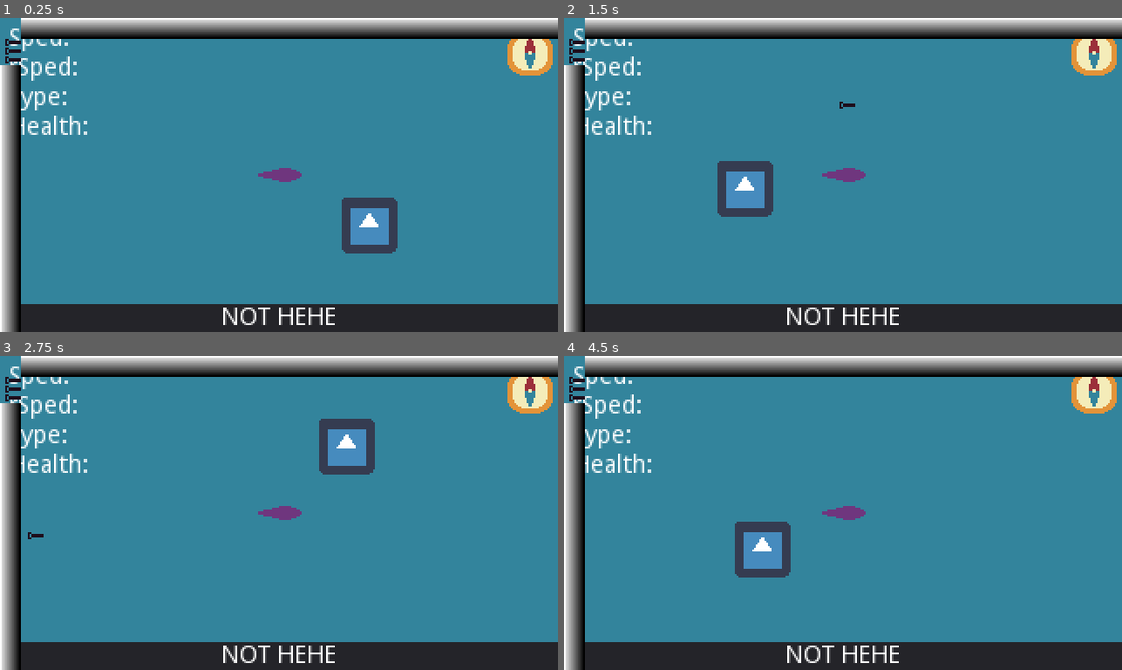
Above: before the commit, frames 1-4 (two rows, left to right).
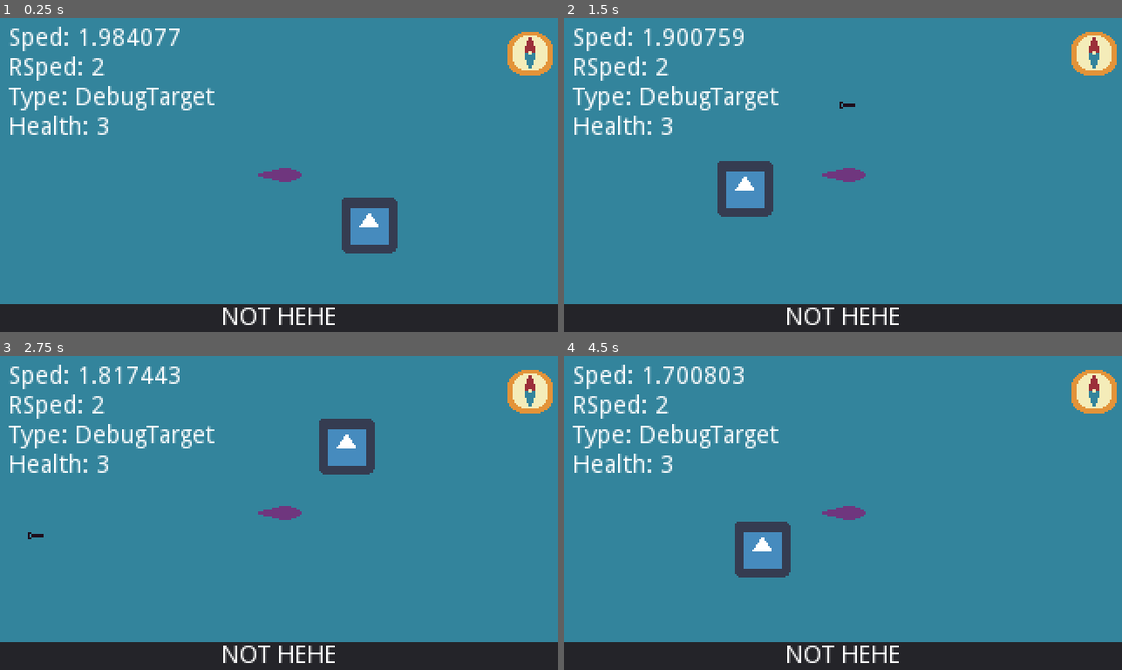
Above: after the commit, the same moments.

Repository: Scribble-Sheep/Shipgame
Game: Godot game, scene res://World.tscn
The game is run twice, just before and just after one commit, with the same random seed, the same clock (stepped at 60 frames per second) and the same inputs. The engine's default icon, where the game draws it, is replaced by a stand-in: a white triangle on a blue panel in a dark square.
Inputs (mouse positions are in pixels of both pictures, inside the frame that each line leads up to):
- Up to frame 1 (0.25 s): no input
- Up to frame 2 (1.5 s): click (854, 27) at 0.52 s; click (854, 27) at 1.27 s
- Up to frame 3 (2.75 s): click (11, 538) at 2.02 s
- Up to frame 4 (4.5 s): click (575, 538) at 2.77 s; click (854, 365) at 3.52 s; click (575, 538) at 4.27 s

The runs differ from the first frame. In frame 1, 11% of the frame differs, in the area x 0-100%, y 0-100%; in frame 2, 11%; in frame 3, 11%; in frame 4, 11%.

Commit message:
Added some debugging labels

Diff:
--- a/Code/BaseTarget.gd
+++ b/Code/BaseTarget.gd
@@ -9,20 +9,32 @@
 var closingSpeed = 2
 #Other
 var health: int = 3
+var oldPos = Vector2.ZERO#debug code
 
 func _ready():
 	position = polar2cartesian(radius, angle)
+	oldPos = position#debug code
 	pass
 
 func _process(delta):
 	move(delta, self.angle, self.rotSpeed, self.radius, self.closingSpeed)
 	_updatePolarCoordinates()
+	_debugUpdateLabel()
+	oldPos = position #debug code
 
 func _updatePolarCoordinates():
 	var polarCoords = cartesian2polar(position.x, position.y)
 	radius=polarCoords.x
 	angle=polarCoords.y
 
+func _debugUpdateLabel():#debug code
+	var debugLabels = get_tree().get_nodes_in_group("Debug Labels")
+	debugLabels[0].text ="Sped: " + str((position - oldPos).length()) + "\n"
+	debugLabels[0].text +="RSped: " + str(rotSpeed) + "\n"
+	debugLabels[0].text +="Type: " + name + "\n"
+	debugLabels[0].text +="Health: " + str(health)
+
+# Instance defined methods becaus gdscript doesn't allow abstraction
 func move(_delta, _angle, _rotspeed, _radius, _closingspeed):
 	print (self.name, " movement behavior not defined.")
 	pass
--- a/Code/TorpedoManager.gd
+++ b/Code/TorpedoManager.gd
@@ -11,7 +11,7 @@
 		print ("something's wrong, we don't have 3 torpedo indicators.")
 	torpedos.resize(Indicators.size())
 	var _torpedo = null
-	print (Indicators)
+
 	for i in Indicators.size():
 		_torpedo = torpedoScene.instance()
 		_torpedo.torpedoIndicator = Indicators[i]
@@ -26,7 +26,6 @@
 
 func _attemptFire(_torpedos, delta):
 	var Index = findValidTorpedo(_torpedos)
-	print(Index)
 	if(Index == null):
 		return false
 	else:
--- a/Scenes/GUI Scenes/WorldGUI.tscn
+++ b/Scenes/GUI Scenes/WorldGUI.tscn
@@ -63,7 +63,7 @@
 valign = 2
 uppercase = true
 
-[node name="DebugInfo" type="Label" parent="."]
+[node name="DebugInfo" type="Label" parent="." groups=["Debug Labels"]]
 margin_left = 5.0
 margin_top = 5.0
 margin_right = 40.0
@@ -72,4 +72,3 @@
 rSped:
 Type:
 Health:"
-percent_visible = -0.0434783
--- a/World.tscn
+++ b/World.tscn
@@ -27,3 +27,4 @@
 position = Vector2( -160, -90 )
 
 [node name="CombatGui" parent="CombatGuiHolder" instance=ExtResource( 7 )]
+visible = false
